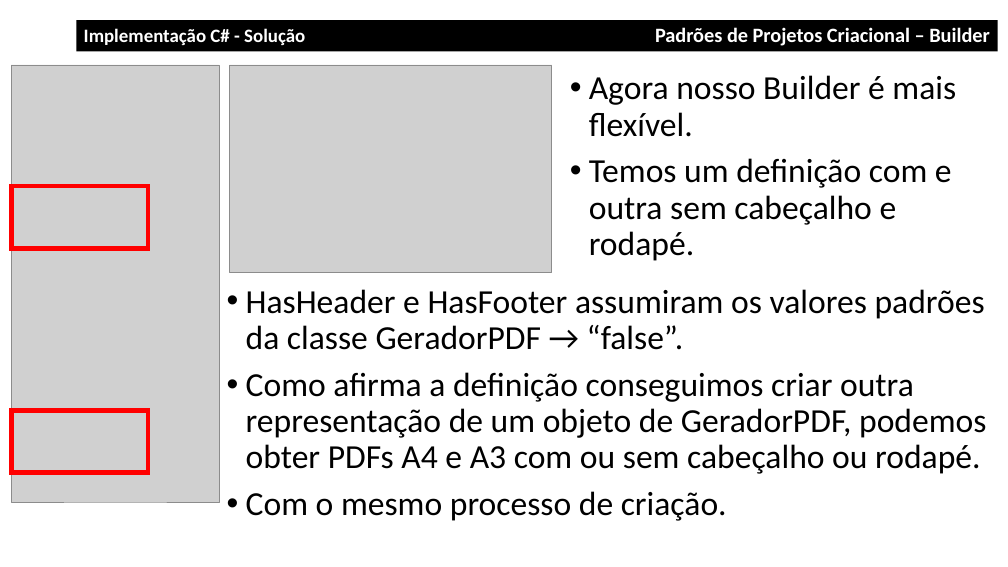
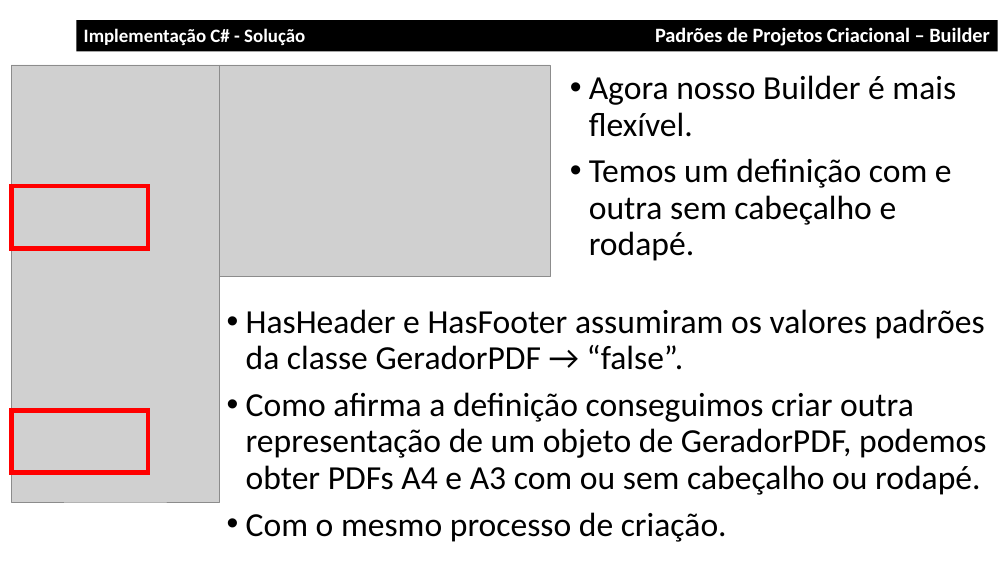
Before and after one commit to jeffersonarpasserini/DesignPatternsProjects, a slide deck: slide 25 of Aulas/Aula14_Builder/Aula14_DesignPattern_Criacional_1_Builder.pptx. Drawn at 1008x567 pixels with LibreOffice and Linux fonts; fonts in the diff are those of the drawing; grey boxes stand for pictures. Boxes give left, top, right and bottom in pixels: in the first picture for what was removed or moved away, otherwise in the second. Text is boxed around its words. In the diff, an @@ line names an element or a change of style, - is before the commit and + after.

```diff
--- a/Aulas/Aula14_Builder/Aula14_DesignPattern_Criacional_1_Builder.pptx
+++ b/Aulas/Aula14_Builder/Aula14_DesignPattern_Criacional_1_Builder.pptx
@@ picture resized from (x1=230, y1=65, x2=552, y2=273) to (x1=219, y1=65, x2=551, y2=276) @@
@@ text "HasHeader e HasFooter assumiram os ..." moved from (x1=246, y1=289, x2=986, y2=521) to (x1=246, y1=309, x2=986, y2=542) @@
```
Also in this commit, not shown: 19 slides added, 32 other files.
